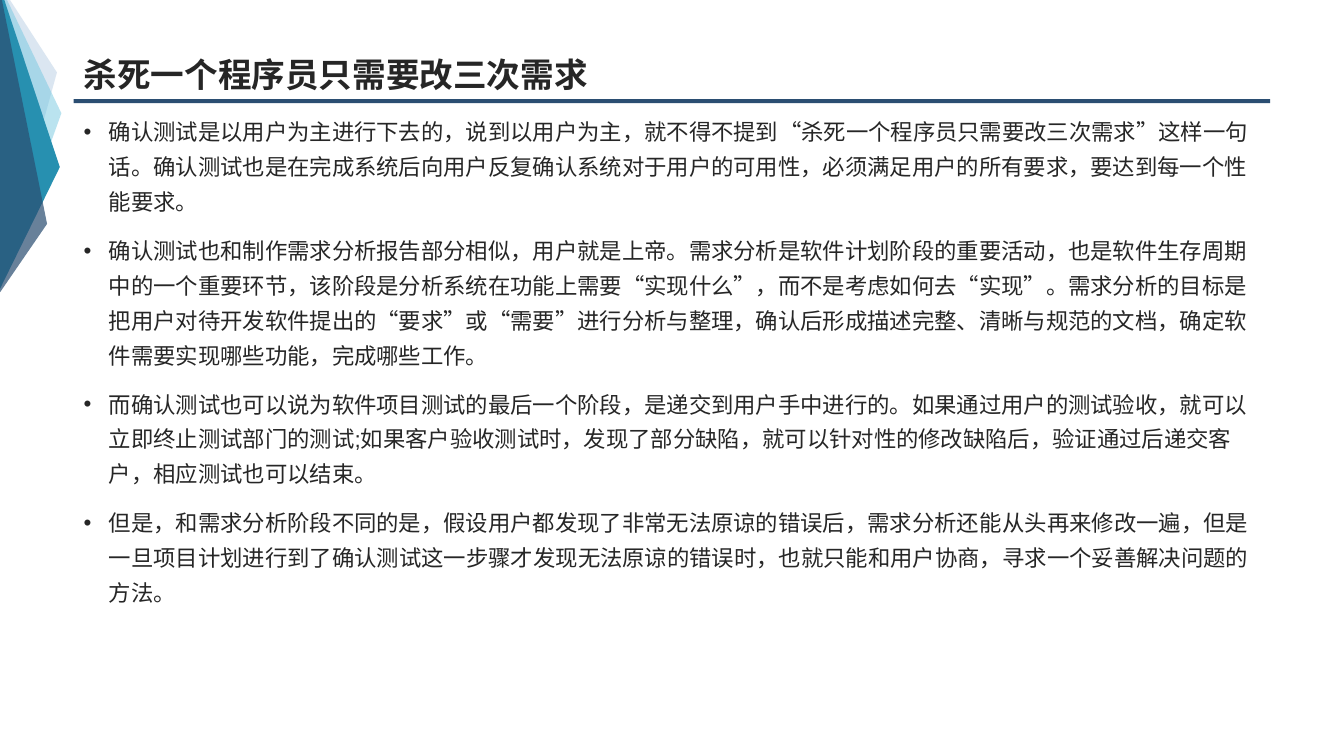
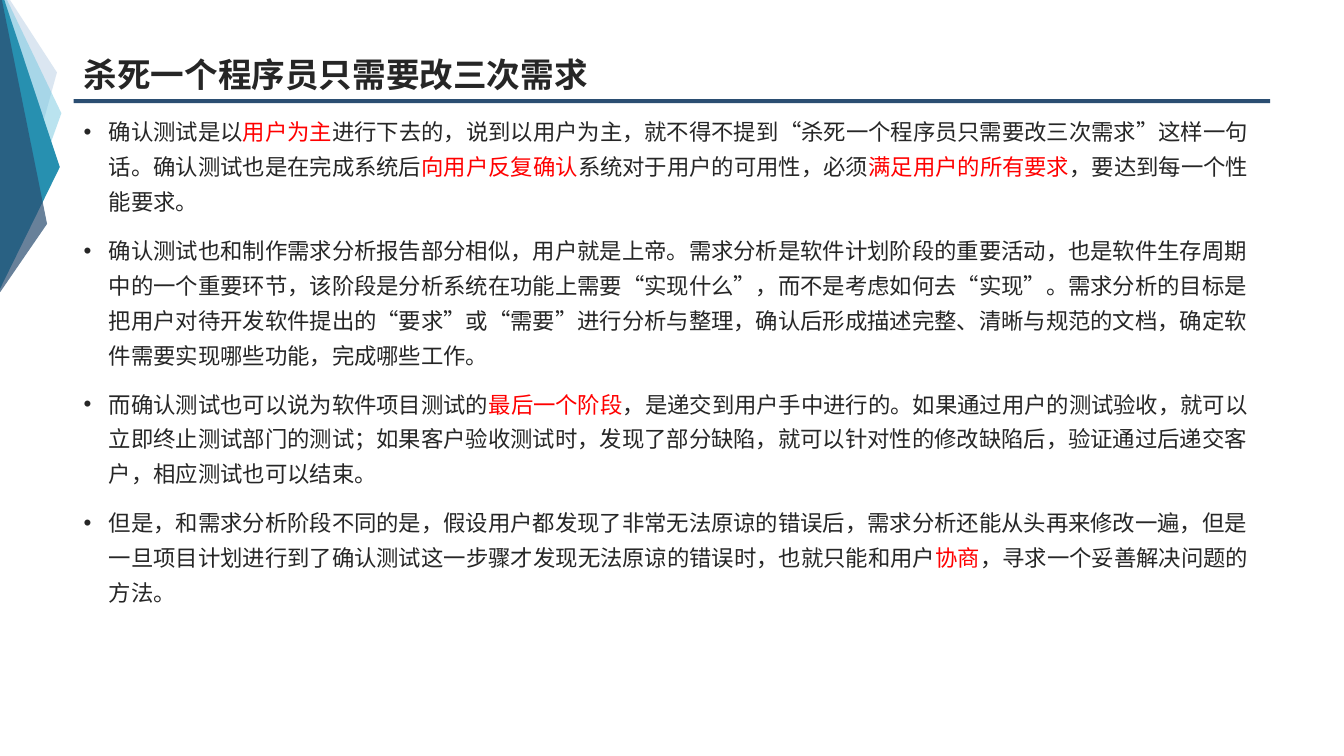
Before and after one commit to group-fourteen/G14-, a slide deck: slide 6 of 翻转课堂/7.5确认测试.ppt. Drawn at 1344x756 pixels with LibreOffice and Linux fonts; fonts in the diff are those of the drawing. Boxes give left, top, right and bottom in pixels: in the first picture for what was removed or moved away, otherwise in the second. Text is boxed around its words. In the diff, an @@ line names an element or a change of style, - is before the commit and + after.

```diff
--- a/翻转课堂/7.5确认测试.ppt
+++ b/翻转课堂/7.5确认测试.ppt
@@ text at <box>109,121,1248,603</box>: text colour #262626 to #FF0000 in "确认测试是以用户为主进行下去的，说到以用户为主，就不得不提到“杀死一个程序员只需要改三次需求”这样一句话。确认测试也是在 ...", "但是，和需求分析阶段不同的是，假设用户都发现了非常无法原谅的错误后，需求分析还能从头再来修改一遍，但是一旦项目计划进行到 ..." @@
@@ text at <box>109,394,1248,484</box>: text changed @@
-• 而确认测试也可以说为软件项目测试的最后一个阶段，是递交到用户手中进行的。如果通过用户的测试验收，就可以立即终止测试部门的测试;如果客户验收测试时，发现了部分缺陷，就可以针对性的修改缺陷后，验证通过后递交客户，相应测试也可以结束。
+• 而确认测试也可以说为软件项目测试的最后一个阶段，是递交到用户手中进行的。如果通过用户的测试验收，就可以立即终止测试部门的测试；如果客户验收测试时，发现了部分缺陷，就可以针对性的修改缺陷后，验证通过后递交客户，相应测试也可以结束。
```
Also in this commit, not shown: 20 other slides changed, 1 slide removed.
